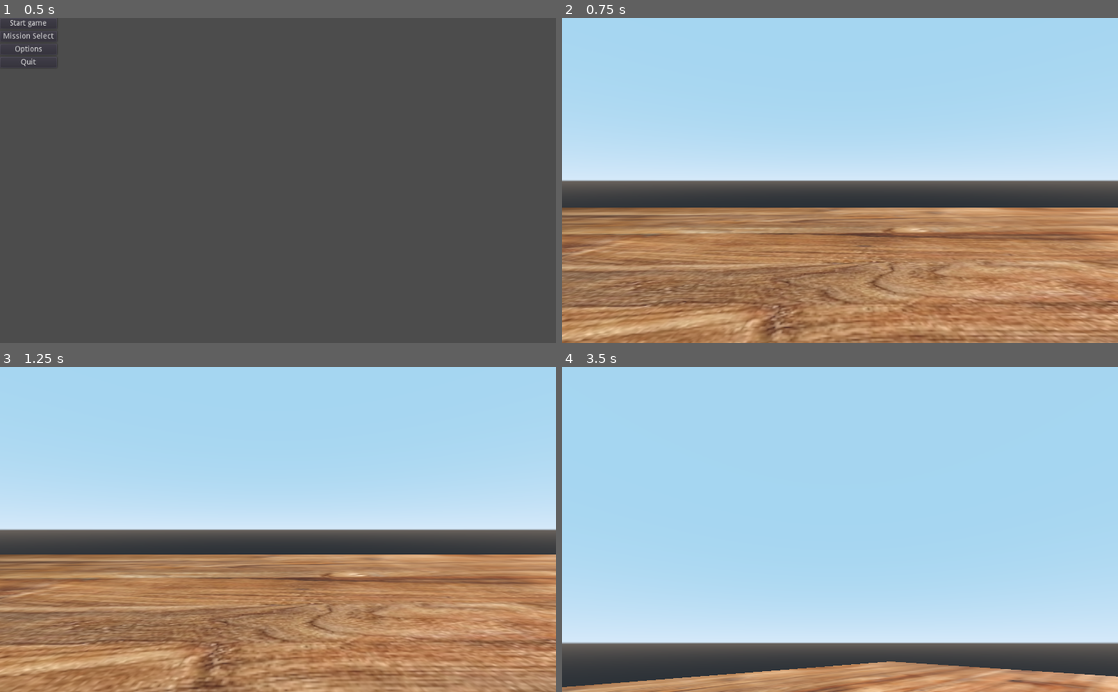
Above: before the commit, frames 1-4 (two rows, left to right).
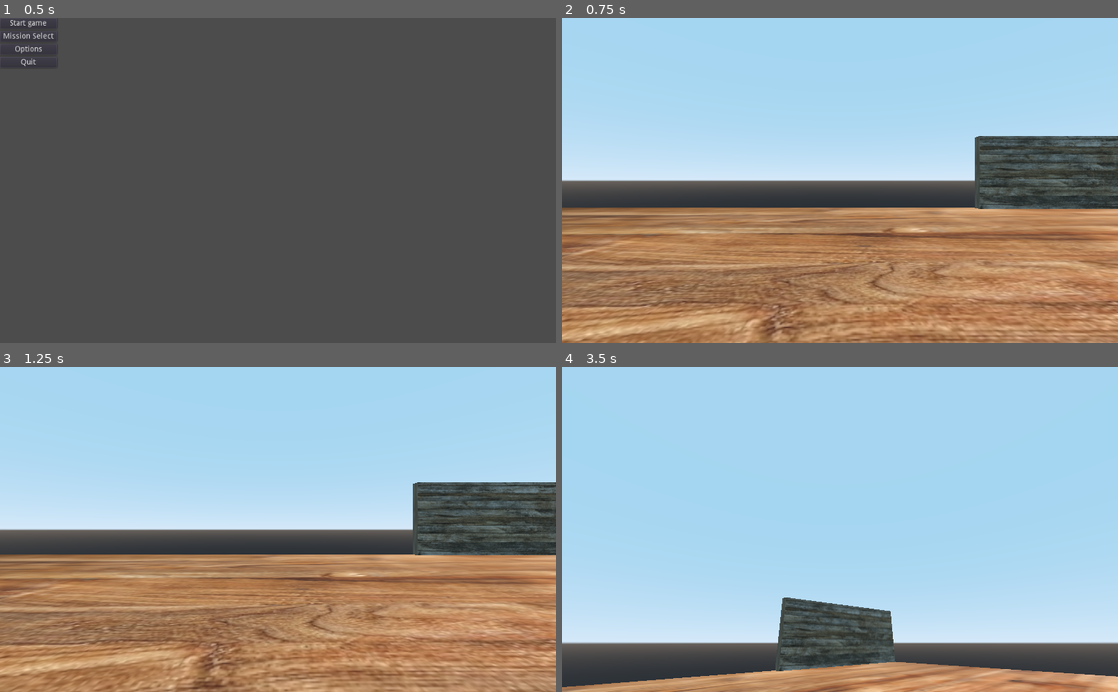
Above: after the commit, the same moments.

Repository: BlakeWiscombe/betrayal
Game: Godot game, scene res://Main menu.tscn
The game is run twice, just before and just after one commit, with the same random seed, the same clock (stepped at 60 frames per second) and the same inputs.
Inputs (mouse positions are in pixels of both pictures, inside the frame that each line leads up to):
- Up to frame 1 (0.5 s): no input
- Up to frame 2 (0.75 s): click "Start game" at 0.5 s
- Up to frame 3 (1.25 s): no input
- Up to frame 4 (3.5 s): tap Enter at 1.25 s; move the mouse to (962, 513) at 1.27 s; hold D (player_right) 1.28-2.03 s; tap Space (jump) at 1.52, 2.27 s; move the mouse to (728, 545) at 2.02 s; hold S (player_backward) 2.03-2.78 s; move the mouse to (895, 458) at 2.77 s; hold D (player_right) from 2.78 s (still down)

Frame 1 is identical in both runs. In frame 2, 4.3% of the frame differs, in the area x 74-100%, y 36-59%; in frame 3, 4.4%, in the area x 74-100%, y 35-58%; in frame 4, 2.9%.

Commit message:
4th wall

Diff:
--- a/Betrayal.tscn
+++ b/Betrayal.tscn
@@ -18,6 +18,14 @@
 
 [node name="Betrayal" type="Spatial"]
 transform = Transform( 0.000279278, 0, -1, 0, 1, 0, 1, 0, 0.000279278, -8.90252, -0.33866, -25.9997 )
+
+[node name="CSGBox4" type="CSGBox" parent="."]
+transform = Transform( 0.999993, 0, -2.91038e-11, 0, 1, 0, 2.91038e-11, 0, 0.999993, 53.6604, 7.86247, -49.0069 )
+use_collision = true
+width = 42.508
+height = 15.984
+depth = 1.77
+material = SubResource( 19 )
 
 [node name="CSGBox2" type="CSGBox" parent="."]
 transform = Transform( 0.999994, 0, -2.91038e-11, 0, 1, 0, 2.91038e-11, 0, 0.999994, 11.5623, 7.98949, 48.7042 )
